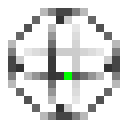
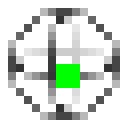
Two versions of the same layered image (128x128). Layer-by-layer changes:
painted on "x_gate.png" over [56, 64, 80, 88]
